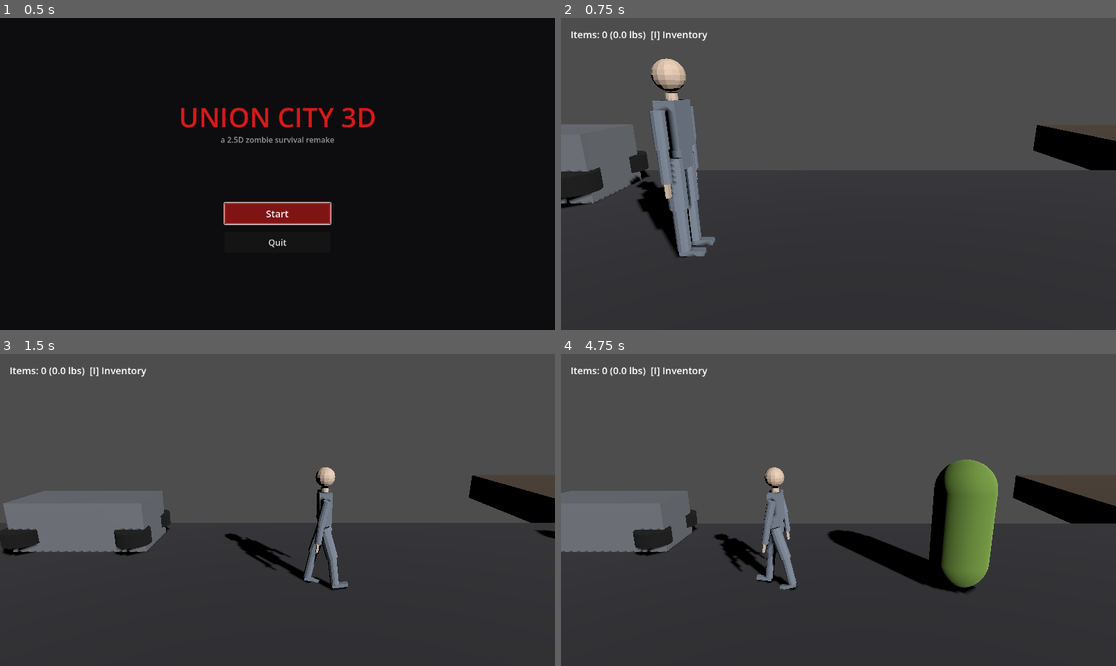
Above: before the commit, frames 1-4 (two rows, left to right).
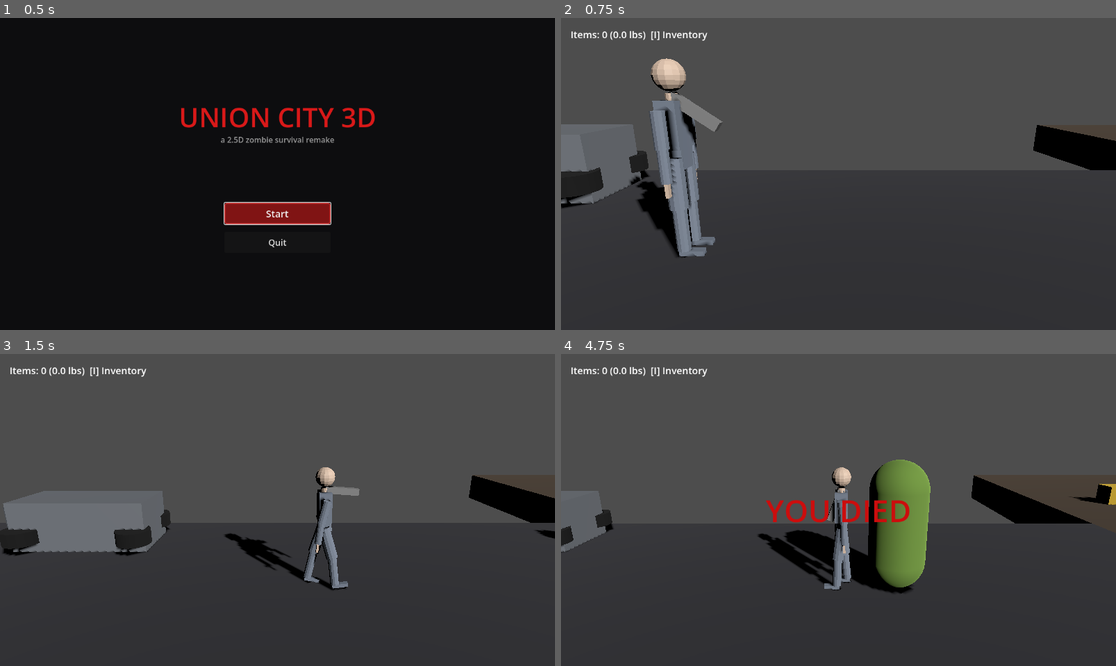
Above: after the commit, the same moments.

Repository: Natkiio/union-city-3d-remake
Game: Godot game, scene res://scenes/ui/main_menu.tscn
The game is run twice, just before and just after one commit, with the same random seed, the same clock (stepped at 60 frames per second) and the same inputs.
Inputs (mouse positions are in pixels of both pictures, inside the frame that each line leads up to):
- Up to frame 1 (0.5 s): no input
- Up to frame 2 (0.75 s): click "Start" at 0.5 s
- Up to frame 3 (1.5 s): tap Enter at 1.25 s; move the mouse to (399, 494) at 1.27 s; hold D (move_right) from 1.28 s (still down); tap Space (attack) at 1.35 s
- Up to frame 4 (4.75 s): move the mouse to (727, 525) at 2.02 s; release D (move_right) at 2.03 s; hold A (move_left) 2.03-2.78 s; tap Space (attack) at 2.1, 3.05, 3.8, 4.55 s; move the mouse to (894, 441) at 2.77 s; hold D (move_right) 2.78-4.28 s; tap E (interact) at 2.85 s; move the mouse to (810, 572) at 3.52 s; tap 1 at 3.6 s; move the mouse to (1005, 556) at 4.27 s; hold A (move_left) from 4.28 s (still down); tap 9 at 4.35 s

Frame 1 is identical in both runs. In frame 2, 0.4% of the frame differs, in the area x 19-30%, y 23-44%; in frame 3, 0.2%; in frame 4, 19%, in the area x 0-100%, y 33-77%.

Commit message:
Mouse-aimed combat: aim and attack direction now follow the cursor
Matches the original game: facing and attack direction are driven by
the mouse, independent of movement direction (you can backpedal while
still aiming/swinging at something behind you).

- New WeaponPivot (child of Player, roughly shoulder height) holds a
  simple box 'fist' visual and the AttackArea, both offset along -Z
  so rotating the pivot sweeps them to point wherever it's aimed.
- player.gd: each physics frame, intersects the mouse ray with the
  game's fixed-depth plane (same plane-intersection approach as the
  existing hover system, just solved for a Z-locked plane instead of
  a raycast hit) to get a world-space aim point. Facing (left/right)
  and the weapon pivot's orientation (left/right AND up/down, clamped
  to +-80 deg pitch) both derive from that point. The aim-application
  logic is split into a separate _apply_aim(point) so it's directly
  testable without fighting headless's fake display for mouse math.
- Movement no longer drives facing at all — only aim does.
- Left mouse click now also triggers the attack action alongside
  the existing Space bar.

Verified headless by calling _apply_aim() directly with controlled
world points (bypassing mouse/screen plumbing, same approach already
used for the hover-highlight tests): aiming right-level faces right
with a level pivot; aiming up-right and down-right tilt the pivot up
and down while staying right-facing; aiming left flips facing and the
pivot to the left. Confirmed the attack hitbox (a child of the pivot)
actually moves with the aim rather than staying fixed, by placing a
zombie at its real post-rotation position. Confirmed a real left
mouse click fires the attack and damages the zombie (50 -> 25 HP).
Reran the main and house-interior scene regressions with no errors.

Diff:
--- a/project.godot
+++ b/project.godot
@@ -43,6 +43,7 @@
 attack={
 "deadzone": 0.5,
 "events": [Object(InputEventKey,"resource_local_to_scene":false,"resource_name":"","device":16,"window_id":0,"alt_press …(189 unchanged characters)…
+, Object(InputEventMouseButton,"resource_local_to_scene":false,"resource_name":"","device":-1,"window_id":0,"alt_pressed":false,"shift_pressed":false,"ctrl_pressed":false,"meta_pressed":false,"button_mask":1,"position":Vector2(0, 0),"global_position":Vector2(0, 0),"factor":1.0,"button_index":1,"canceled":false,"pressed":true,"double_click":false,"script":null)
 ]
 }
 interact={
--- a/scenes/player/player.tscn
+++ b/scenes/player/player.tscn
@@ -8,7 +8,10 @@
 height = 1.8
 
 [sub_resource type="BoxShape3D" id="BoxShape3D_1"]
-size = Vector3(1.2, 1.6, 1.0)
+size = Vector3(1.0, 1.0, 1.4)
+
+[sub_resource type="BoxMesh" id="BoxMesh_fist"]
+size = Vector3(0.09, 0.09, 0.45)
 
 [node name="Player" type="CharacterBody3D" groups=["player"]]
 script = ExtResource("1")
@@ -19,8 +22,15 @@
 [node name="CollisionShape3D" type="CollisionShape3D" parent="."]
 shape = SubResource("CapsuleShape3D_1")
 
-[node name="AttackArea" type="Area3D" parent="."]
+[node name="WeaponPivot" type="Node3D" parent="."]
+position = Vector3(0, 0.5, 0)
 
-[node name="AttackShape" type="CollisionShape3D" parent="AttackArea"]
+[node name="WeaponVisual" type="MeshInstance3D" parent="WeaponPivot"]
+transform = Transform3D(1, 0, 0, 0, 1, 0, 0, 0, 1, 0, 0, -0.225)
+mesh = SubResource("BoxMesh_fist")
+
+[node name="AttackArea" type="Area3D" parent="WeaponPivot"]
+
+[node name="AttackShape" type="CollisionShape3D" parent="WeaponPivot/AttackArea"]
 shape = SubResource("BoxShape3D_1")
-position = Vector3(0.9, 0, 0)
+position = Vector3(0, 0, -0.9)
--- a/scripts/player.gd
+++ b/scripts/player.gd
@@ -2,11 +2,15 @@
 ## 2.5D side-scroller player controller.
 ## Movement is locked to the X axis to match the original flash game's
 ## left/right lane movement; Z stays fixed on the game's "street plane".
+## Facing and attack direction are driven by the mouse, not movement —
+## matching the original game, where you aim your fist/weapon with the
+## cursor independently of which way you're walking.
 
 const SPEED: float = 6.0
 const ATTACK_RANGE: float = 1.6
 const ATTACK_DAMAGE: float = 25.0
 const MAX_HEALTH: float = 100.0
+const MAX_AIM_PITCH_DEG: float = 80.0
 
 var health: float = MAX_HEALTH
 var is_dead: bool = false
@@ -16,7 +20,8 @@
 var facing_dir: float = 1.0
 
 @onready var model: Node3D = $Model
-@onready var attack_area: Area3D = $AttackArea
+@onready var weapon_pivot: Node3D = $WeaponPivot
+@onready var attack_area: Area3D = $WeaponPivot/AttackArea
 @onready var anim_player: AnimationPlayer = model.find_child("AnimationPlayer", true, false)
 
 func _ready() -> void:
@@ -43,12 +48,7 @@
 
 	move_and_slide()
 
-	if input_dir != 0.0:
-		facing_dir = sign(input_dir)
-		# The model's local "front" is -Z; rotate it onto the X axis so it
-		# shows a side profile facing the direction of travel, not front/back.
-		model.rotation.y = -PI / 2.0 if input_dir > 0.0 else PI / 2.0
-		attack_area.position.x = 0.9 * facing_dir
+	_update_aim()
 
 	if anim_player:
 		var desired := "Walk" if input_dir != 0.0 else "Idle"
@@ -58,6 +58,39 @@
 	attack_cooldown = max(0.0, attack_cooldown - delta)
 	if Input.is_action_just_pressed("attack") and attack_cooldown <= 0.0:
 		_do_attack()
+
+
+func _update_aim() -> void:
+	var camera := get_viewport().get_camera_3d()
+	if camera == null:
+		return
+	var mouse_pos := get_viewport().get_mouse_position()
+	var ray_origin := camera.project_ray_origin(mouse_pos)
+	var ray_dir := camera.project_ray_normal(mouse_pos)
+	# The whole game lives on a fixed-depth plane (Z is locked); intersect
+	# the mouse ray with that plane to get a world-space aim point.
+	var plane := Plane(Vector3(0, 0, 1), global_position.z)
+	var hit = plane.intersects_ray(ray_origin, ray_dir)
+	if hit == null:
+		return
+	_apply_aim(hit)
+
+
+## Given a world-space aim point, face the body toward it (left/right)
+## and orient the weapon pivot to point at it (left/right + up/down).
+## Split out from _update_aim() so it can be tested directly without
+## depending on screen/mouse plumbing.
+func _apply_aim(aim_point: Vector3) -> void:
+	var dx := aim_point.x - global_position.x
+	if abs(dx) > 0.05:
+		facing_dir = sign(dx)
+	model.rotation.y = -PI / 2.0 if facing_dir > 0.0 else PI / 2.0
+
+	var dy := aim_point.y - weapon_pivot.global_position.y
+	var horiz: float = max(abs(dx), 0.2) # avoid a degenerate near-vertical aim
+	var pitch: float = clamp(atan2(dy, horiz), -deg_to_rad(MAX_AIM_PITCH_DEG), deg_to_rad(MAX_AIM_PITCH_DEG))
+	var aim_dir := Vector3(facing_dir * cos(pitch), sin(pitch), 0.0)
+	weapon_pivot.look_at(weapon_pivot.global_position + aim_dir, Vector3.UP)
 
 
 func _do_attack() -> void:
Not shown: 1 places in scenes/player/player.tscn that only renumber resources
